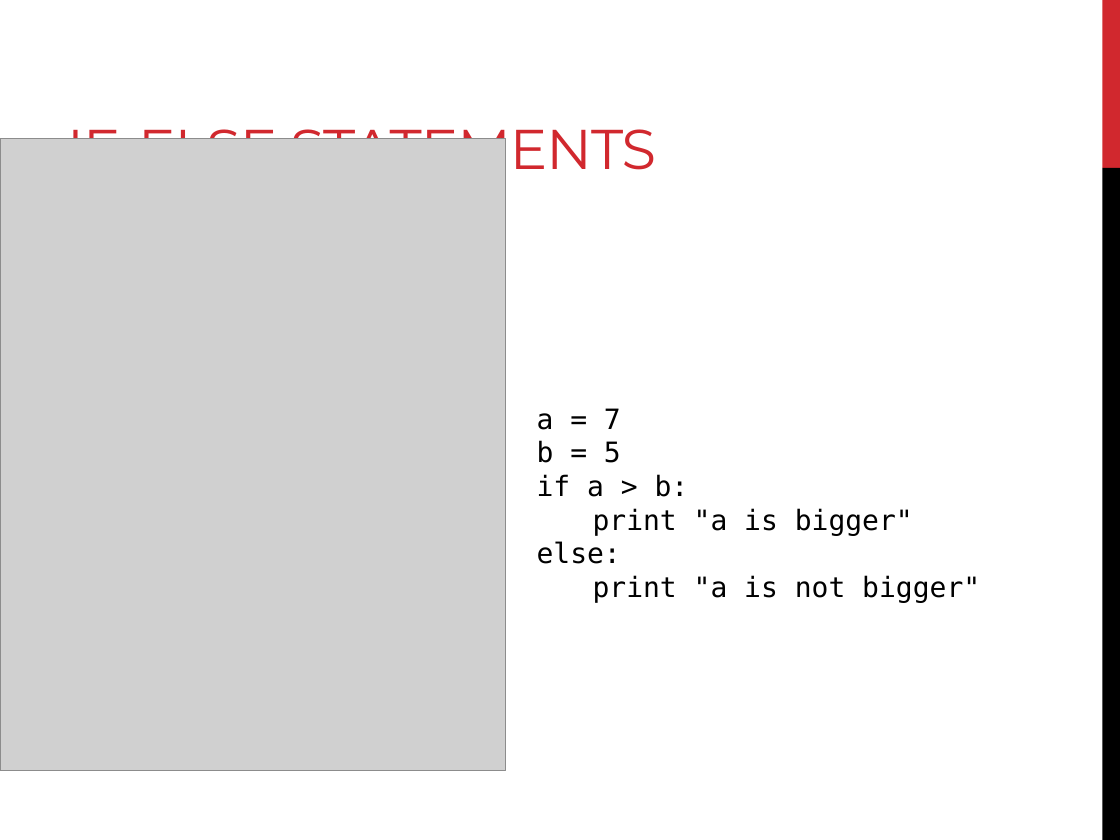
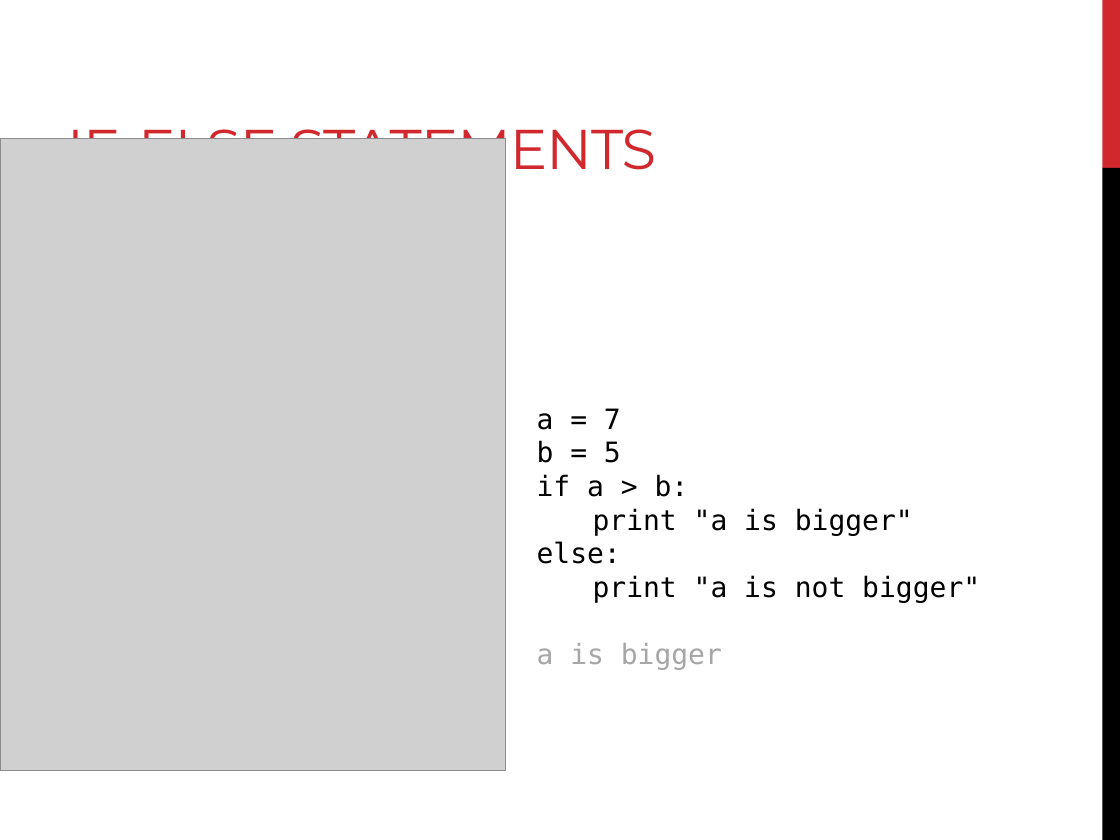
Before and after one commit to BjornFJohansson/ccbb_bigdata2015_python, a slide deck: slide 26 of slides/slides_day2.pptx (slide 23 before the commit). Drawn at 1120x840 pixels with LibreOffice and Linux fonts; fonts in the diff are those of the drawing; grey boxes stand for pictures. Boxes give left, top, right and bottom in pixels: in the first picture for what was removed or moved away, otherwise in the second. Text is boxed around its words. In the diff, an @@ line names an element or a change of style, - is before the commit and + after.

```diff
--- a/slides/slides_day2.pptx
+++ b/slides/slides_day2.pptx
@@ text at (537,643,722,670): paragraph added @@
+a is bigger
```
Also in this commit, not shown: 3 other slides changed, 3 slides added, 1 other file.
